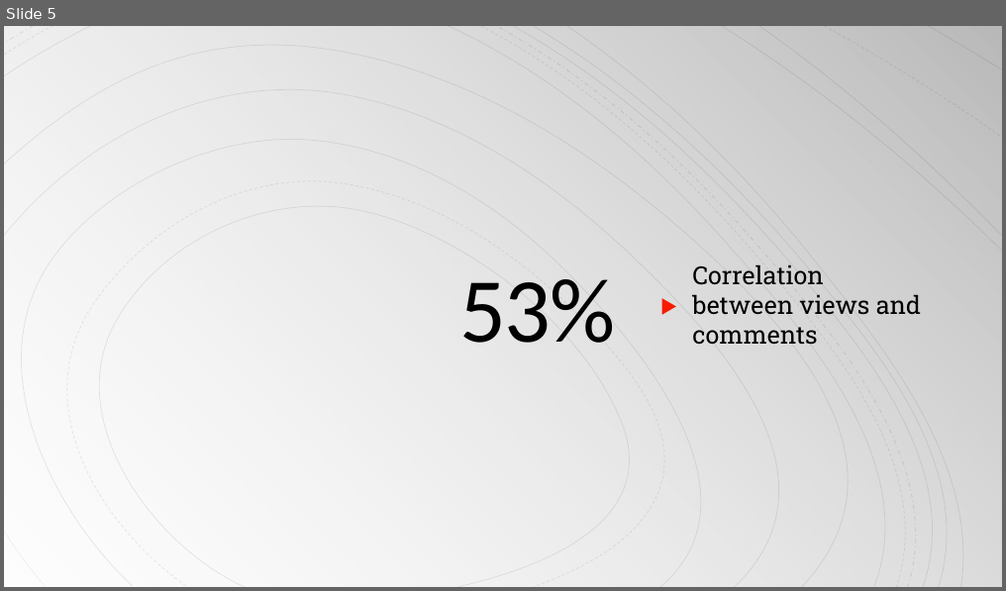
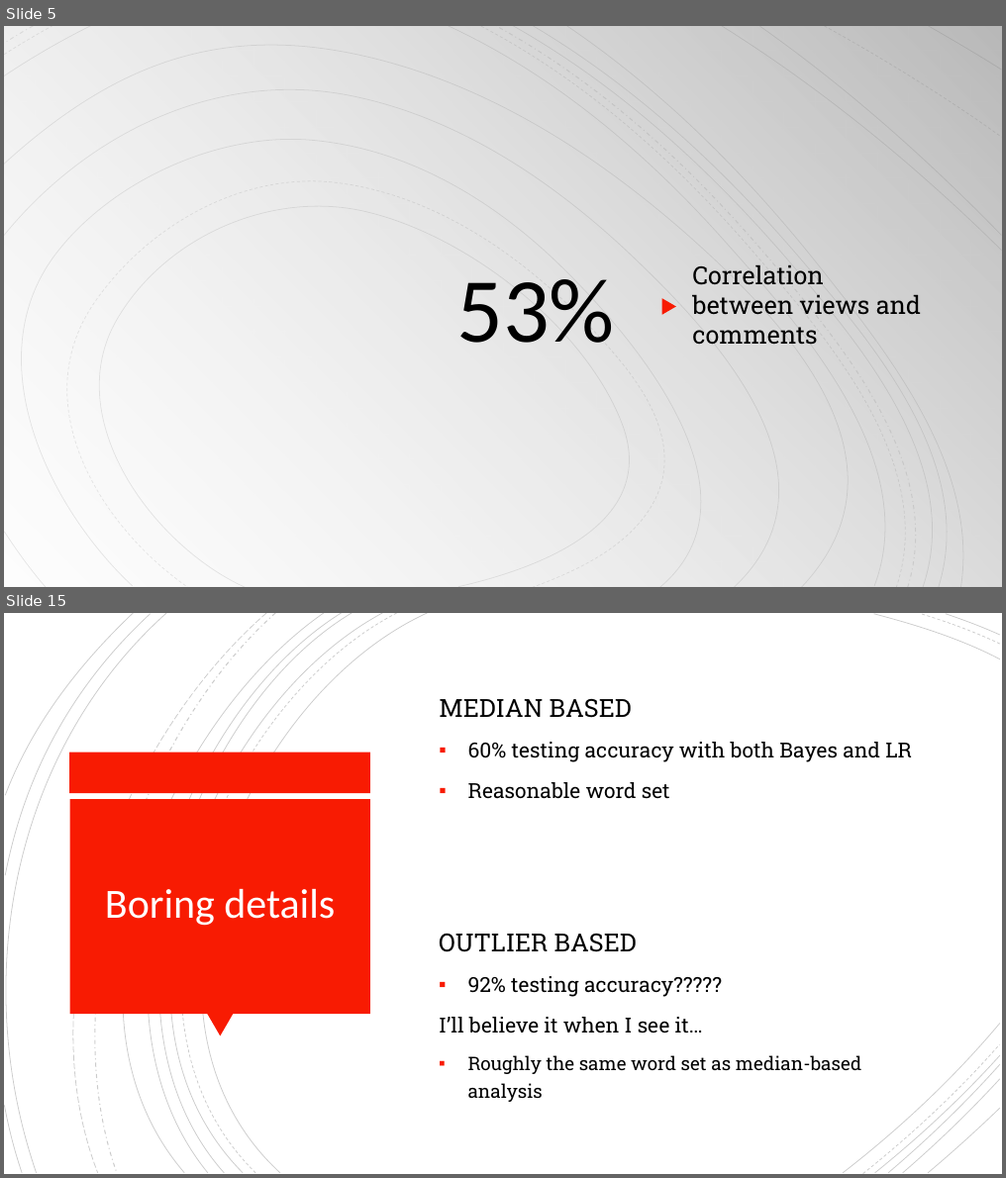
Before and after one commit to reeves17/3360project, a slide deck: Final Presentation.pptx. Shown one above the other, each under a label of ours: slide 5 before the commit, slides 5 and 15 after it; the slides between them are not shown. The pictures are 1006x591 and 1006x1178 pixels, drawn with LibreOffice and Linux fonts; fonts in the diff are those of the drawing. Boxes give left, top, right and bottom in pixels: in the first picture for what was removed or moved away, otherwise in the second. Text is boxed around its words. In the diff, an @@ line names an element or a change of style, - is before the commit and + after.

```diff
--- a/Final Presentation.pptx
+++ b/Final Presentation.pptx
@@ slide 15 added at (4,613,1002,1174), background #FFFFFF; not listed: 16 template elements that a slide beside it also shows @@
@@ text added at (439,699,912,799), 20 pt, text #000000 @@
+MEDIAN BASED
+▪ 60% testing accuracy with both Bayes and LR
+▪ Reasonable word set
@@ rectangle added at (70,753,371,793), fill #F81B02 @@
@@ rectangle added at (70,799,370,1014), fill #F81B02 @@
@@ title added at (105,889,335,926), 40 pt, text #FFFEFF @@
+Boring details
@@ text added at (439,934,861,1102), 20 pt, text #000000 @@
+OUTLIER BASED
+▪ 92% testing accuracy?????
+I’ll believe it when I see it…
+▪ Roughly the same word set as median-based analysis
@@ triangle added at (207,1014,233,1037), fill #F81B02 @@
@@ group added at (844,1023,1000,1173): 5 freeform shapes @@
@@ slide 5 changed as well @@
@@ title "53%" at (456,279,614,343): letter spacing -1.5 to 0 pt @@
```
Also in this commit, not shown: 5 other slides changed, 13 other slides added, 2 slides removed.
